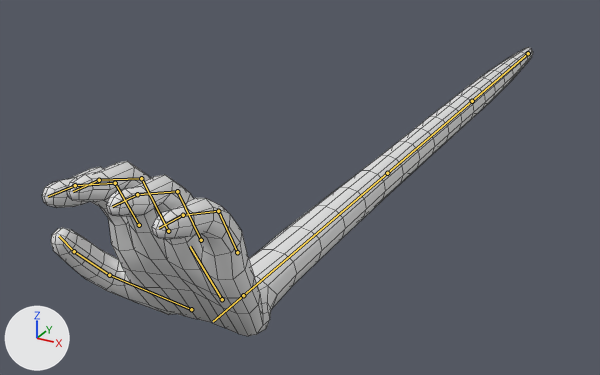
What one commit did to the Blender file Assets/Models/TelekineticHand/TelekineticHand.blend.
Before and after are seen from a camera (50 mm lens) standing at (2.19, -9.34, 2.4) and looking at (-0.65, -4.17, -0.19). The lights are fixed; the arrows at lower left show +X, +Y and +Z. Both versions are drawn at frame 70 of the action 'Open_Idle'; the numbers are the values there. The bones that bend it are drawn over the model as lines. Mesh edges are drawn as thin lines.

Objects in the first picture: 'Arm'.
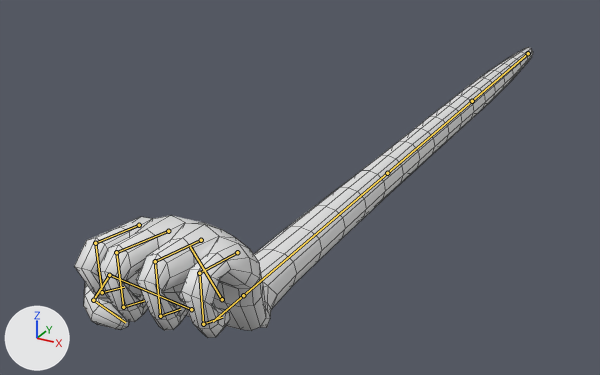
Boxes (x1, y1, x2, y2) around the edits, measured in the pictures (600 x 375 px):
'Arm', posed (7% narrower): before (42, 47, 533, 336); after (74, 47, 533, 338)
bone 'Finger_Pinky.1', root to tip: before (237, 252) to (218, 211); after (237, 252) to (199, 273)
bone 'Finger_Pinky.2', root to tip: before (218, 211) to (183, 215); after (199, 273) to (203, 324)
bone 'Finger_Pinky.3', root to tip: before (183, 215) to (159, 228); after (203, 324) to (222, 317)
bone 'Finger_Ring.1', root to tip: before (201, 240) to (177, 191); after (201, 240) to (155, 261)
bone 'Finger_Ring.2', root to tip: before (177, 191) to (137, 194); after (155, 261) to (160, 316)
bone 'Finger_Ring.3', root to tip: before (137, 194) to (112, 206); after (160, 316) to (180, 309)
bone 'Finger_Middle.1', root to tip: before (168, 231) to (141, 178); after (168, 231) to (116, 252)
bone 'Finger_Middle.2', root to tip: before (141, 178) to (99, 180); after (116, 252) to (123, 307)
bone 'Finger_Middle.3', root to tip: before (99, 180) to (73, 191); after (123, 307) to (144, 300)
bone 'Finger_Pointer.1', root to tip: before (139, 225) to (115, 183); after (139, 225) to (95, 243)
bone 'Finger_Pointer.2', root to tip: before (115, 183) to (75, 185); after (95, 243) to (102, 292)
bone 'Finger_Pointer.3', root to tip: before (75, 185) to (48, 196); after (102, 292) to (124, 287)
bone 'Thumb.2', root to tip: before (109, 275) to (74, 251); after (109, 275) to (93, 300)
bone 'Thumb.3', root to tip: before (74, 251) to (59, 236); after (93, 300) to (125, 322)

What the commit changed:
Bone 'Finger_Pinky.1' (bone_finger_pinky_1) turns from (-9, 0, 0) to (47, 0, 0) degrees about its own x, y and z.
Bone 'Finger_Pinky.2' (bone_finger_pinky_2) turns from (43, 0, 0) to (98, 0, 0) degrees about its own x, y and z.
Bone 'Finger_Pinky.3' (bone_finger_pinky_3) turns from (11, 0, 0) to (66, 0, 0) degrees about its own x, y and z.
Bone 'Finger_Ring.1' (bone_finger_ring_1) turns from (-9, 0, 0) to (47, 0, 0) degrees about its own x, y and z.
Bone 'Finger_Ring.2' (bone_finger_ring_2) turns from (43, 0, 0) to (98, 0, 0) degrees about its own x, y and z.
Bone 'Finger_Ring.3' (bone_finger_ring_3) turns from (11, 0, 0) to (66, 0, 0) degrees about its own x, y and z.
Bone 'Finger_Middle.1' (bone_finger_middle_1) turns from (-9, 0, 0) to (47, 0, 0) degrees about its own x, y and z.
Bone 'Finger_Middle.2' (bone_finger_middle_2) turns from (43, 0, 0) to (98, 0, 0) degrees about its own x, y and z.
Bone 'Finger_Middle.3' (bone_finger_middle_3) turns from (11, 0, 0) to (66, 0, 0) degrees about its own x, y and z.
Bone 'Finger_Pointer.1' (bone_finger_pointer_1) turns from (-9, 0, 0) to (47, 0, 0) degrees about its own x, y and z.
Bone 'Finger_Pointer.2' (bone_finger_pointer_2) turns from (43, 0, 0) to (98, 0, 0) degrees about its own x, y and z.
Bone 'Finger_Pointer.3' (bone_finger_pointer_3) turns from (11, 0, 0) to (66, 0, 0) degrees about its own x, y and z.
Bone 'Thumb.1' (bone_thumb_1) turns from (10, -3, -1) to (15, -48, -12) degrees about its own x, y and z.
Bone 'Thumb.2' (bone_thumb_2) turns from (0, 0, -18) to (0, 0, -64) degrees about its own x, y and z.
Bone 'Thumb.3' (bone_thumb_3) turns from (0, 0, -11) to (0, 0, -64) degrees about its own x, y and z.
